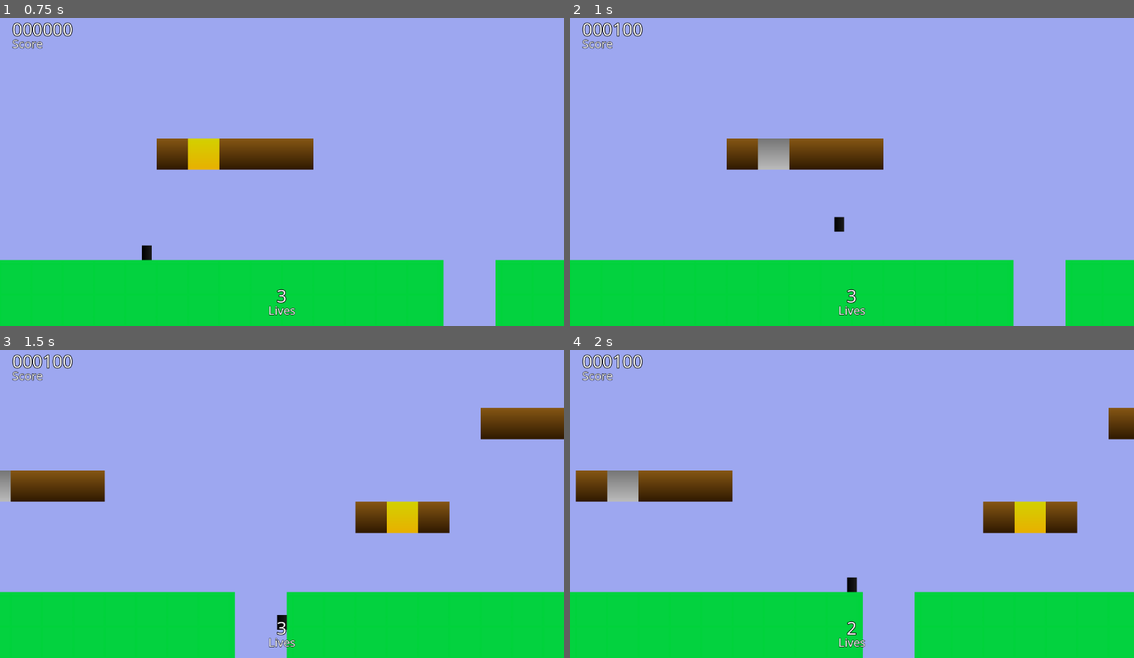
Above: before the commit, frames 1-4 (two rows, left to right).
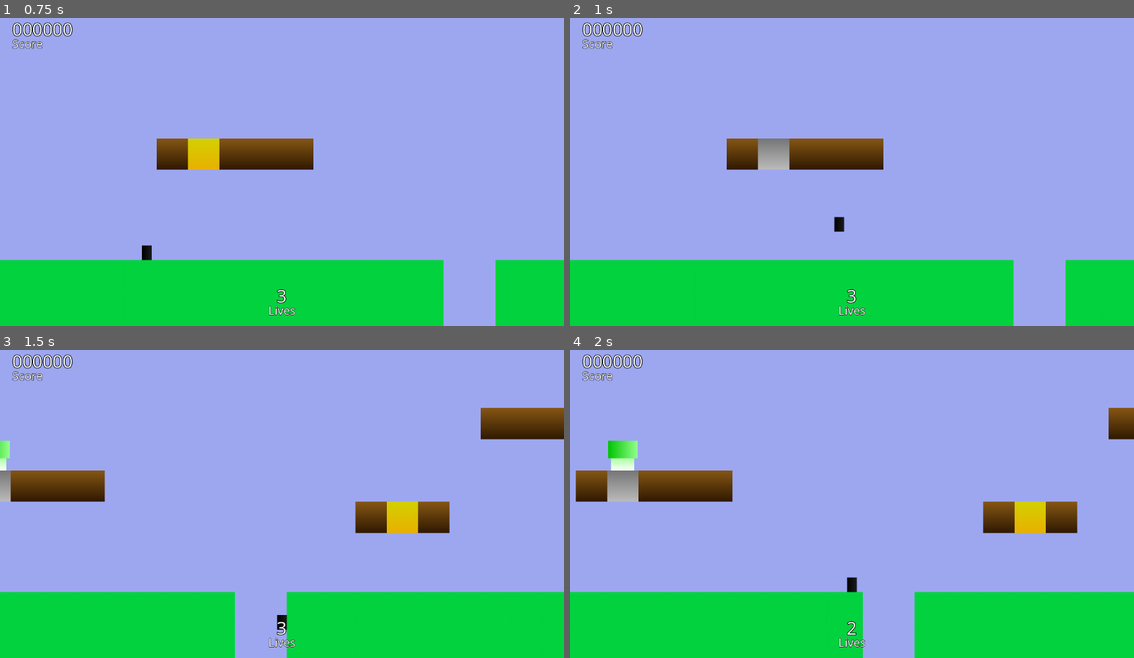
Above: after the commit, the same moments.

Repository: Alexxx180/Lemurio
Game: Godot game, scene res://levels/1/1/level.tscn
Same seed, same stepped clock (60 frames per second), same inputs: the game is played once before the commit and once after it.
Inputs:
- Up to frame 1 (0.75 s): tap Enter at 0.5 s; hold Right (move_right) from 0.53 s (still down)
- Up to frame 2 (1 s): keep holding Right (move_right); tap Space (jump) at 0.77 s
- Up to frame 3 (1.5 s): keep holding Right (move_right)
- Up to frame 4 (2 s): keep holding Right (move_right); tap Space (jump) at 1.52 s

Frame 1 is identical in both runs. In frame 2, less than 0.1% of the frame differs, in the area x 7-10%, y 1-6%; in frame 3, 0.2%; in frame 4, 0.5%, in the area x 6-13%, y 1-40%.

Commit message:
add life mushroom

Diff:
--- a/assets/actors/interactables/bonuses/box/box.gd
+++ b/assets/actors/interactables/bonuses/box/box.gd
@@ -1,6 +1,6 @@
 extends StaticBody2D
 
-@export var entity: Area2D = null
+@export var entity: PackedScene = null
 
 const score: int = 100
 
@@ -20,4 +20,9 @@
 	animation.play("blocks/bonus")
 
 func _bonus() -> void:
-	pass
+	if entity != null:
+		print("INSTANCE!")
+		var bonus: Area2D = entity.instantiate()
+		add_child(bonus)
+		bonus.appear()
+		#bonus.position -= Vector2(0, 64)
--- a/assets/actors/interactables/bonuses/box/box.tscn
+++ b/assets/actors/interactables/bonuses/box/box.tscn
@@ -1,7 +1,8 @@
-[gd_scene load_steps=8 format=3 uid="uid://cqusijrj8pptw"]
+[gd_scene load_steps=9 format=3 uid="uid://cqusijrj8pptw"]
 
 [ext_resource type="Script" path="res://assets/actors/interactables/bonuses/box/box.gd" id="1_rgkhx"]
 [ext_resource type="PackedScene" uid="uid://cehk37tpqllc3" path="res://assets/actors/interactables/bonuses/touch/touch.tscn" id="2_ojcsb"]
+[ext_resource type="PackedScene" uid="uid://dc8x4q4q1guep" path="res://assets/actors/interactables/bonuses/life/life.tscn" id="2_sf0m8"]
 [ext_resource type="Shape2D" uid="uid://bhpmwtvccfce5" path="res://resources/environment/common/shapes/block.tres" id="3_vo1ku"]
 [ext_resource type="PackedScene" uid="uid://dh24oinya1v7m" path="res://assets/actors/interactables/bonuses/box/animation/animation.tscn" id="4_o8i6a"]
 [ext_resource type="PackedScene" uid="uid://b0deg3ur7vhhg" path="res://assets/actors/interactables/bonuses/box/shape/empty.tscn" id="4_yohk7"]
@@ -12,6 +13,7 @@
 collision_layer = 8
 collision_mask = 0
 script = ExtResource("1_rgkhx")
+entity = ExtResource("2_sf0m8")
 
 [node name="touch" parent="." instance=ExtResource("2_ojcsb")]
 
--- /dev/null
+++ b/assets/actors/interactables/bonuses/life/life.gd
@@ -0,0 +1,10 @@
+extends Area2D
+
+@onready var animation: AnimationPlayer = $animation
+
+func appear() -> void:
+	animation.play("appear/shroom")
+
+func _collect(hero: CharacterBody2D) -> void:
+	hero.stats.lives.value += 1
+	call_deferred("queue_free")
--- /dev/null
+++ b/assets/actors/interactables/bonuses/life/life.tscn
@@ -0,0 +1,108 @@
+[gd_scene load_steps=11 format=3 uid="uid://dc8x4q4q1guep"]
+
+[ext_resource type="Script" path="res://assets/actors/interactables/bonuses/life/life.gd" id="1_1q1yg"]
+[ext_resource type="Shape2D" uid="uid://bhpmwtvccfce5" path="res://resources/environment/common/shapes/block.tres" id="1_c3w8m"]
+
+[sub_resource type="Gradient" id="Gradient_x55oe"]
+colors = PackedColorArray(0.662185, 1, 0.633764, 1, 1, 1, 1, 1)
+
+[sub_resource type="GradientTexture1D" id="GradientTexture1D_gthtx"]
+gradient = SubResource("Gradient_x55oe")
+
+[sub_resource type="Gradient" id="Gradient_gxfog"]
+colors = PackedColorArray(0, 0.772549, 0, 1, 0.58261, 1, 0.551536, 1)
+
+[sub_resource type="GradientTexture1D" id="GradientTexture1D_d4xrm"]
+gradient = SubResource("Gradient_gxfog")
+
+[sub_resource type="Animation" id="Animation_1gkbk"]
+length = 0.001
+tracks/0/type = "value"
+tracks/0/imported = false
+tracks/0/enabled = true
+tracks/0/path = NodePath(".:position")
+tracks/0/interp = 1
+tracks/0/loop_wrap = true
+tracks/0/keys = {
+"times": PackedFloat32Array(0),
+"transitions": PackedFloat32Array(1),
+"update": 0,
+"values": [Vector2(0, 0)]
+}
+tracks/1/type = "value"
+tracks/1/imported = false
+tracks/1/enabled = true
+tracks/1/path = NodePath(".:modulate")
+tracks/1/interp = 1
+tracks/1/loop_wrap = true
+tracks/1/keys = {
+"times": PackedFloat32Array(0),
+"transitions": PackedFloat32Array(1),
+"update": 0,
+"values": [Color(1, 1, 1, 1)]
+}
+
+[sub_resource type="AnimationLibrary" id="AnimationLibrary_o1iem"]
+_data = {
+"RESET": SubResource("Animation_1gkbk")
+}
+
+[sub_resource type="Animation" id="Animation_3bkwu"]
+length = 0.06
+step = 0.01
+tracks/0/type = "value"
+tracks/0/imported = false
+tracks/0/enabled = true
+tracks/0/path = NodePath(".:position")
+tracks/0/interp = 1
+tracks/0/loop_wrap = true
+tracks/0/keys = {
+"times": PackedFloat32Array(0, 0.0588235),
+"transitions": PackedFloat32Array(1, 1),
+"update": 0,
+"values": [Vector2(0, 0), Vector2(0, -64)]
+}
+tracks/1/type = "value"
+tracks/1/imported = false
+tracks/1/enabled = true
+tracks/1/path = NodePath(".:modulate")
+tracks/1/interp = 1
+tracks/1/loop_wrap = true
+tracks/1/keys = {
+"times": PackedFloat32Array(0.02, 0.04),
+"transitions": PackedFloat32Array(1, 1),
+"update": 0,
+"values": [Color(1, 1, 1, 0), Color(1, 1, 1, 1)]
+}
+
+[sub_resource type="AnimationLibrary" id="AnimationLibrary_dn0qj"]
+_data = {
+"shroom": SubResource("Animation_3bkwu")
+}
+
+[node name="life" type="Area2D"]
+collision_layer = 0
+collision_mask = 2
+script = ExtResource("1_1q1yg")
+
+[node name="shape" type="CollisionShape2D" parent="."]
+shape = ExtResource("1_c3w8m")
+
+[node name="leg" type="Sprite2D" parent="shape"]
+position = Vector2(-0.21478, 19.2271)
+rotation = 1.5708
+scale = Vector2(0.103695, 47.4296)
+texture = SubResource("GradientTexture1D_gthtx")
+
+[node name="cap" type="Sprite2D" parent="shape"]
+position = Vector2(-2.77162e-06, -11)
+scale = Vector2(0.234375, 36)
+texture = SubResource("GradientTexture1D_d4xrm")
+
+[node name="animation" type="AnimationPlayer" parent="."]
+libraries = {
+"": SubResource("AnimationLibrary_o1iem"),
+"appear": SubResource("AnimationLibrary_dn0qj")
+}
+
+[connection signal="body_entered" from="." to="." method="_collect"]
